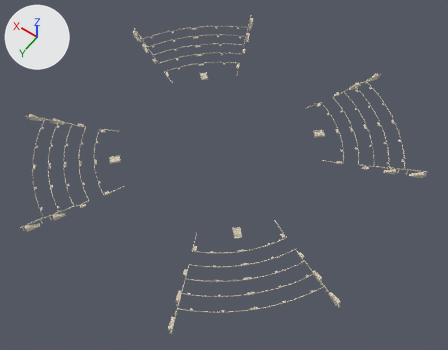
Before and after pictures for a commit that changed the glTF model export/godot/concordia_terrain_structures.glb.
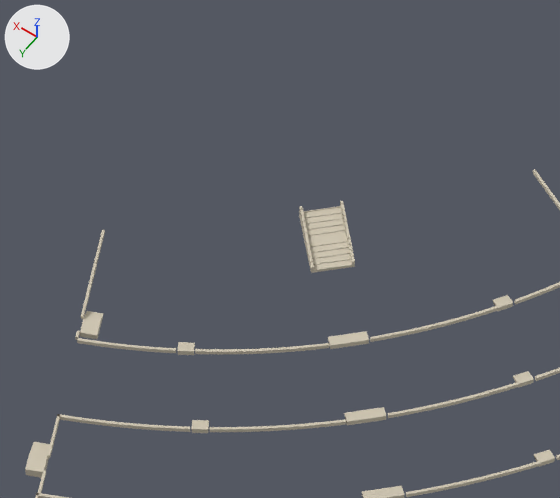
The first picture shows the older version from a camera (50 mm lens) standing at (-231.0, 316.0, 461.0) and looking at (-17.0, 16.0, -10.0). The close-ups show the older and then the newer version on the part from 40% to 62% of the width and 54% to 80% of the height of that picture. Only the edits that show in the close-ups are written down. Lighting does not change. The marker at upper left points along +X, +Y and +Z. Vertices at exactly the same position are counted once.

The first close-up shows 'TRN_Escalinata_Morada_NW', 'TRN_LateralStairs_Morada_NW', 'TRN_Parapets_Morada_NW', 'TRN_TerraceStairs_Morada_NW'.
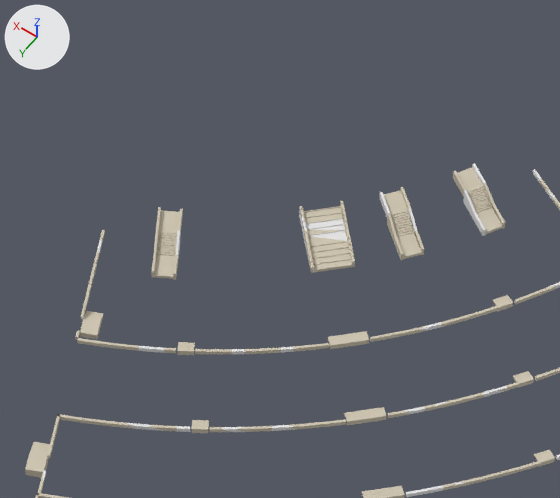
What differs and where, as boxes [x1, y1, x2, y2] in the close-ups (560 x 498 px):
'TRN_StairPass_04-col', added (pale yellow)
    after: [151, 207, 183, 280]
'TRN_StairPass_05-col', added (pale yellow)
    after: [384, 187, 424, 260]
'TRN_StairPass_03-col', added (pale yellow)
    after: [453, 167, 505, 235]
'TRN_StairPass_03_Repair', added
    after: [463, 163, 486, 236]
'TRN_StairPass_05_Repair', added
    after: [380, 192, 417, 231]
part 1 of me_trn_escalinata_morada_nw, recoloured (pale yellow to white)
    both: [299, 208, 347, 272]
part 2 of me_trn_parapets_morada_nw_001, recoloured
    both: [43, 169, 560, 497]

What changed in the scene script:
```text
Change me_trn_escalinata_morada_nw:
    where me_trn_escalinata_morada_nw.from_pydata(...)  # 130 vertices, 252 faces; spans x -6.32..5.98, y -5.98..6.32, z 0.0..2.9
    me_trn_escalinata_morada_nw part 1: 34 faces spanning x -6.0..5.98, y -5.38..6.32, z 0.0..2.9 switch from mat_mat_stone_limestone (pale yellow #cfc6b2) to mat_mat_stone_repair (white #e7e7e7)
Change me_trn_parapets_morada_nw_001:
    where me_trn_parapets_morada_nw_001.from_pydata(...)  # 1488 vertices, 2944 faces; spans x -74.9..61.0, y -61.0..74.9, z 0.0..5.2
    me_trn_parapets_morada_nw_001 part 2: 504 faces spanning x -65.0..60.2, y -61.0..73.8, z 0.1..5.2 switch from mat_mat_stone_limestone (pale yellow #cfc6b2) to mat_mat_stone_repair (white #e7e7e7)
Add me_trn_stairpass_04_repair:
    me_trn_stairpass_04_repair.from_pydata([(1.06, -1.4, 0.0), (-0.72, 1.61, 0.0), (-0.72, 1.61, 1.7), (1.06, -1.4, 3.2), (0.72, -1.61, 0.0), (-1.06, 1.4, 0.0), (-1.06, 1.4, 1.7), (0.72, -1.61, 3.2)], [], [(0, 2, 3), (6, 4, 7), (1, 0, 4), (2, 1, 5), (2, 6, 7), (0, 3, 7), (0, 1, 2), (6, 5, 4), (1, 4, 5), (2, 5, 6), (2, 7, 3), (0, 7, 4)])
    me_trn_stairpass_04_repair.materials.append(mat_mat_stone_repair)  # white #e7e7e7
Add ob_trn_stairpass_05_repair:
    ob_trn_stairpass_05_repair = bpy.data.objects.new('TRN_StairPass_05_Repair', me_trn_stairpass_05_repair)  # 16 vertices, 24 faces; spans x -4.03..4.24, y -1.41..1.58, z 0.0..3.2; in mat_mat_stone_repair (white #e7e7e7)
    ob_trn_stairpass_05_repair.location = (-77.3, 60.7, 3.7)
Add ob_trn_stairpass_05_col:
    ob_trn_stairpass_05_col = bpy.data.objects.new('TRN_StairPass_05-col', me_trn_stairpass_05_col)  # 76 vertices, 140 faces; spans x -5.12..5.63, y -5.19..4.59, z 0.0..3.2; in mat_mat_stone_limestone (pale yellow #cfc6b2)
    ob_trn_stairpass_05_col.location = (-79.0, 62.0, 3.7)
Add ob_trn_stairpass_04_repair:
    ob_trn_stairpass_04_repair = bpy.data.objects.new('TRN_StairPass_04_Repair', me_trn_stairpass_04_repair)
    ob_trn_stairpass_04_repair.location = (-52.6, 85.3, 3.7)
Add ob_trn_stairpass_04_col:
    ob_trn_stairpass_04_col = bpy.data.objects.new('TRN_StairPass_04-col', me_trn_stairpass_04_col)  # 82 vertices, 152 faces; spans x -4.51..4.37, y -5.88..5.52, z 0.0..3.2; in mat_mat_stone_limestone (pale yellow #cfc6b2)
    ob_trn_stairpass_04_col.location = (-50.9, 86.1, 3.7)
Add ob_trn_stairpass_03_repair:
    ob_trn_stairpass_03_repair = bpy.data.objects.new('TRN_StairPass_03_Repair', me_trn_stairpass_03_repair)  # 20 vertices, 36 faces; spans x -4.1..3.83, y -5.02..3.86, z 0.0..3.2; in mat_mat_stone_repair (white #e7e7e7)
    ob_trn_stairpass_03_repair.location = (-85.8, 51.5, 3.7)
Add ob_trn_stairpass_03_col:
    ob_trn_stairpass_03_col = bpy.data.objects.new('TRN_StairPass_03-col', me_trn_stairpass_03_col)  # 68 vertices, 128 faces; spans x -5.5..5.9, y -3.99..4.2, z 0.0..3.2; in mat_mat_stone_limestone (pale yellow #cfc6b2)
    ob_trn_stairpass_03_col.location = (-86.1, 50.9, 3.7)
```
